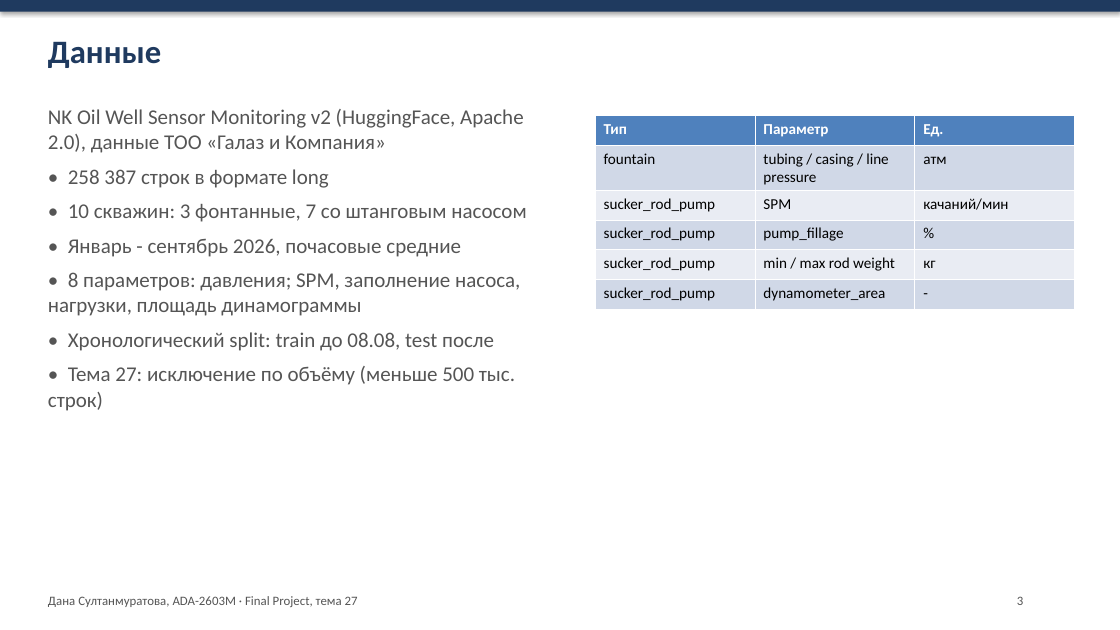
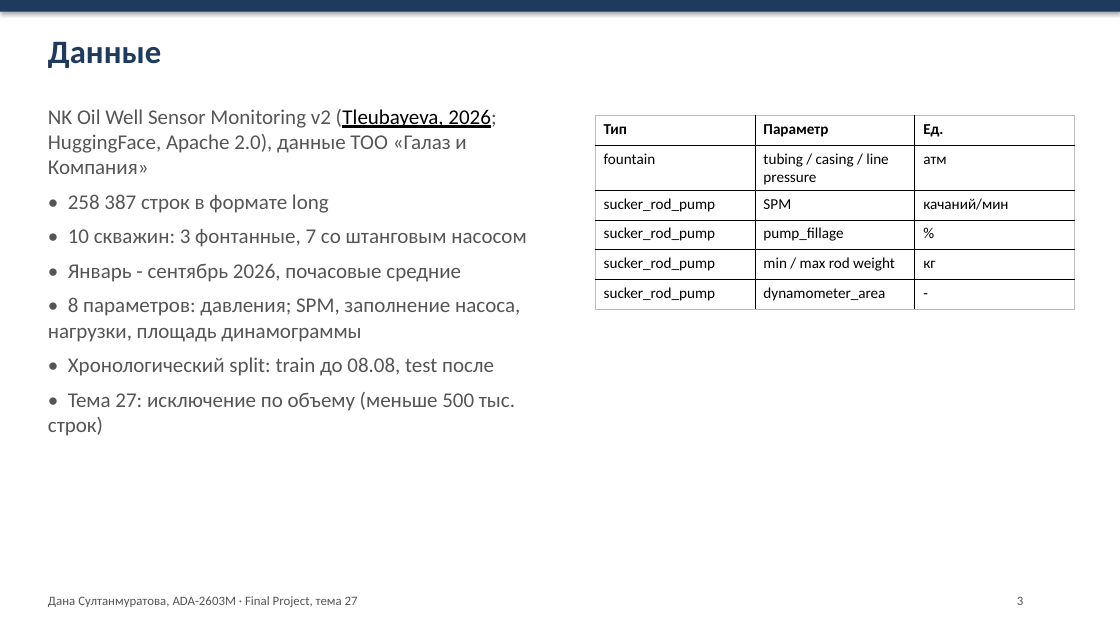
Before and after one commit to dsultless/oil_well_regimes, a slide deck: slide 3 of reports/Final_Project_Presentation_Sultanmuratova.pptx. Drawn at 1120x630 pixels with LibreOffice and Linux fonts; fonts in the diff are those of the drawing. Boxes give left, top, right and bottom in pixels: in the first picture for what was removed or moved away, otherwise in the second. Text is boxed around its words. In the diff, an @@ line names an element or a change of style, - is before the commit and + after.

Commit message:
Report: in-text APA citations, clickable links, single font; plain tables in slides; spelling

```diff
--- a/reports/Final_Project_Presentation_Sultanmuratova.pptx
+++ b/reports/Final_Project_Presentation_Sultanmuratova.pptx
@@ text at [48, 109, 496, 174]: text changed @@
-NK Oil Well Sensor Monitoring v2 (HuggingFace, Apache 2.0), данные ТОО «Галаз и Компания»
+NK Oil Well Sensor Monitoring v2 (Tleubayeva, 2026; HuggingFace, Apache 2.0), данные ТОО «Галаз и Компания»
@@ table at [596, 116, 1075, 305] @@
@@ fill #4F81BD to none in row 1 @@
@@ fill #D0D8E8 to none in 9 cells @@
@@ fill #E9EDF4 to none in 6 cells @@
@@ text colour #FFFFFF to #000000 in "Тип", "Параметр", "Ед." @@
@@ borders changed @@
@@ text at [48, 392, 515, 436]: text changed @@
-• Тема 27: исключение по объёму (меньше 500 тыс. строк)
+• Тема 27: исключение по объему (меньше 500 тыс. строк)
```
Also in this commit, not shown: 8 other slides changed, 22 other files.
